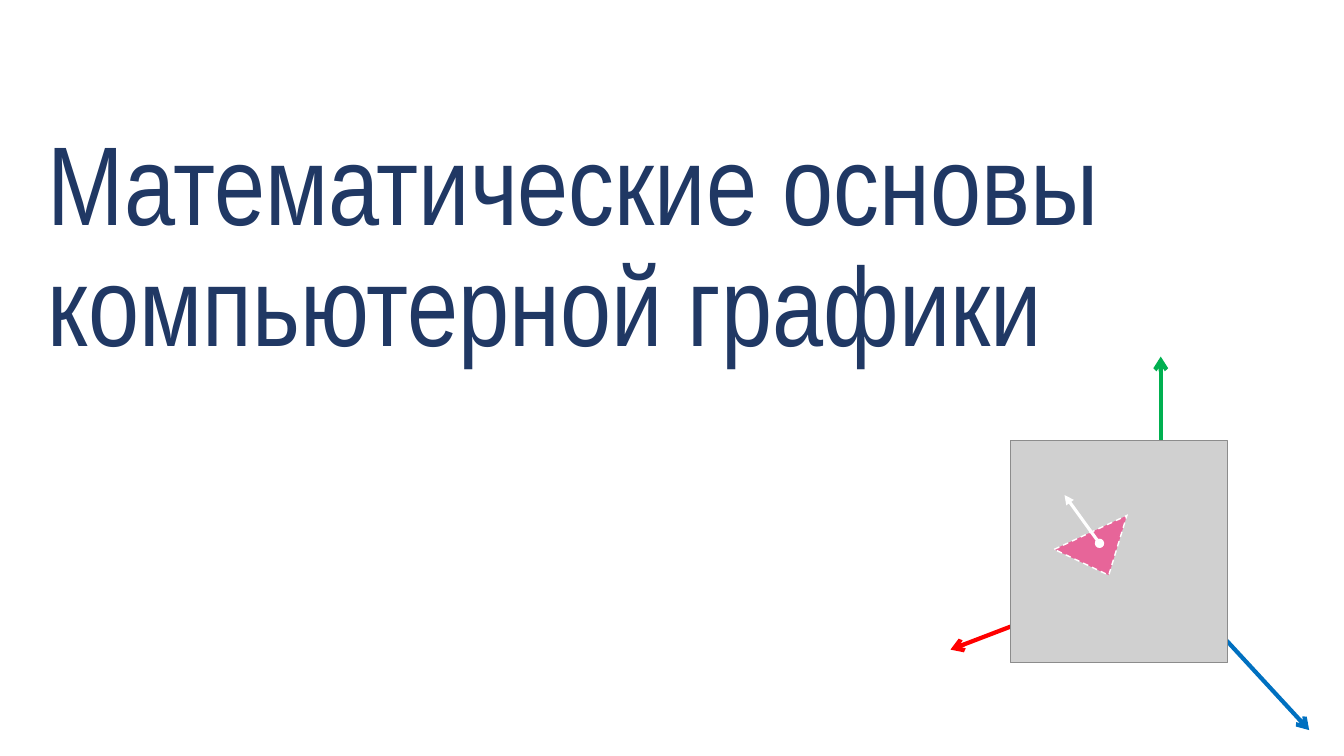
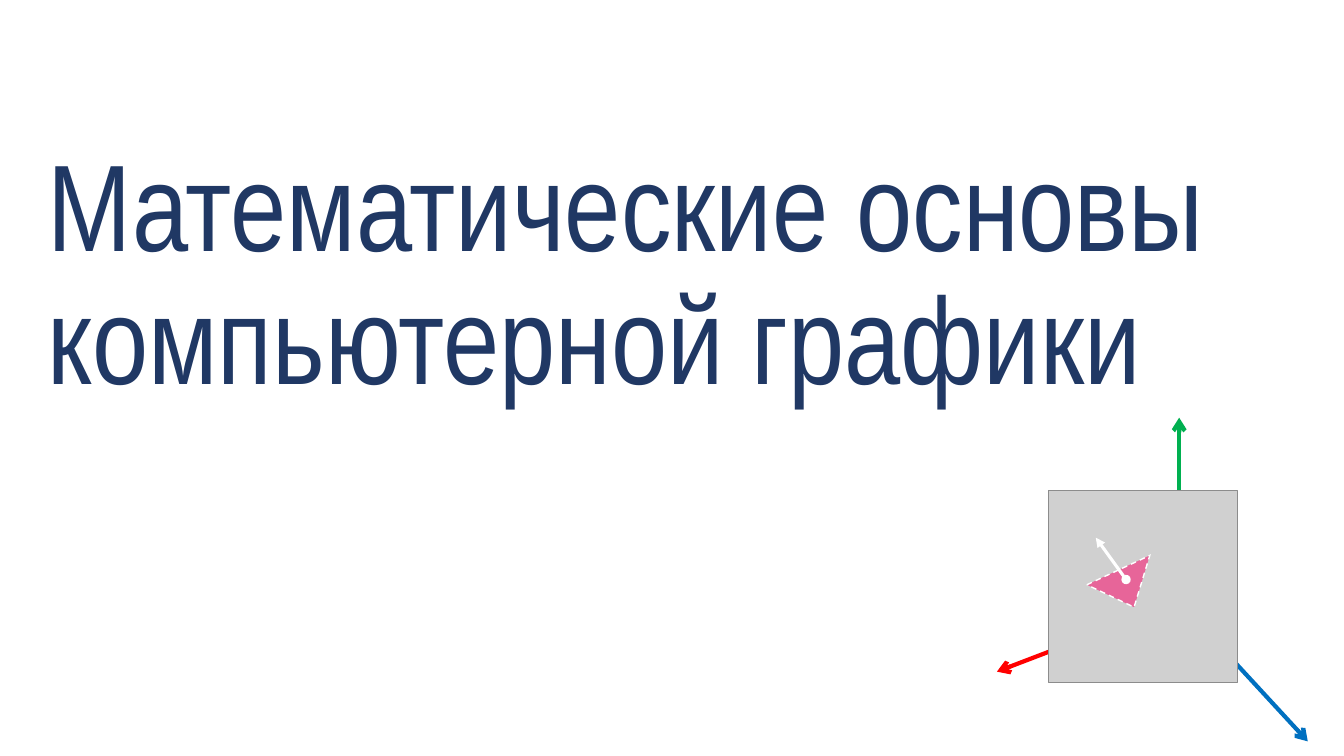
Before and after one commit to alexey-malov/cg-course, a slide deck: slide 1 of lectures/04 - Векторный анализ, трансформации и матрицы.pptx. Drawn at 1344x756 pixels with LibreOffice and Linux fonts; fonts in the diff are those of the drawing; grey boxes stand for pictures; background and template pictures are left out. Boxes give left, top, right and bottom in pixels: in the first picture for what was removed or moved away, otherwise in the second. Text is boxed around its words. In the diff, an @@ line names an element or a change of style, - is before the commit and + after.

```diff
--- a/lectures/04 - Векторный анализ, трансформации и матрицы.pptx
+++ b/lectures/04 - Векторный анализ, трансформации и матрицы.pptx
@@ title "Математические основы компьютерной графики" moved from (x1=47, y1=148, x2=1099, y2=366) to (x1=47, y1=166, x2=1203, y2=406) @@
@@ title "Математические основы компьютерной графики" at (x1=47, y1=166, x2=1203, y2=406): size 80 to 88 pt @@
@@ arrow moved from (1162, 570) - (1162, 357) to (1180, 602) - (1180, 417) @@
@@ picture resized from (x1=1010, y1=441, x2=1228, y2=662) to (x1=1049, y1=491, x2=1237, y2=684) @@
@@ triangle resized from (x1=1054, y1=494, x2=1135, y2=576) to (x1=1087, y1=537, x2=1157, y2=608) @@
@@ double arrow moved from (1100, 543) - (1065, 495) to (1126, 580) - (1096, 537) @@
@@ arrow moved from (1162, 570) - (951, 649) to (1180, 602) - (997, 671) @@
@@ arrow moved from (1162, 570) - (1310, 730) to (1180, 602) - (1308, 742) @@
```
Also in this commit, not shown: 26 other slides changed, 1 slide added, 4 slides removed, 31 other files.
